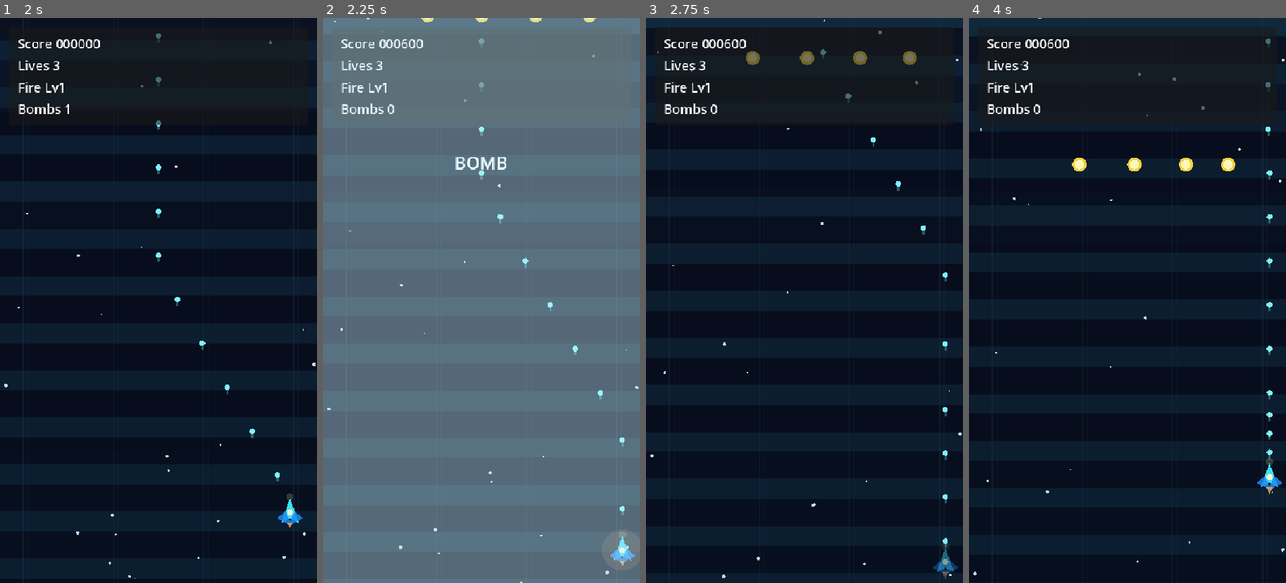
Above: before the commit, frames 1-4 (left to right).
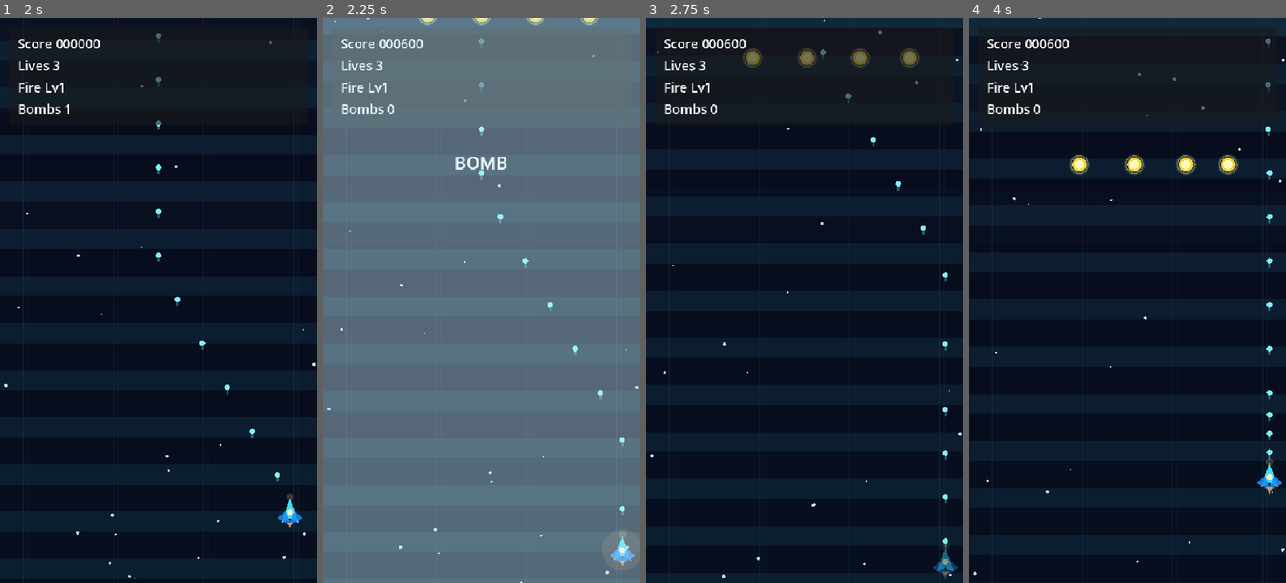
Above: after the commit, the same moments.

Repository: Drew-Z/raiden-prototype
Game: Godot game, scene res://scenes/ui/MainMenu.tscn
Same seed, same stepped clock (60 frames per second), same inputs: the game is played once before the commit and once after it.
Inputs (mouse positions are in pixels of both pictures, inside the frame that each line leads up to):
- Up to frame 1 (2 s): click "Start Game" at 0.5 s; tap Enter (ui_accept) at 1.25, 1.52 s; move the mouse to (228, 272) at 1.27 s; hold Right (move_right) from 1.28 s (still down); tap Space (bomb) at 1.35 s; click (228, 272) at 1.42 s
- Up to frame 2 (2.25 s): move the mouse to (418, 328) at 2.02 s; release Right (move_right) at 2.03 s; hold Down (move_down) from 2.03 s (still down); tap Space (bomb) at 2.1 s
- Up to frame 3 (2.75 s): keep holding Down (move_down); tap Enter (ui_accept) at 2.27 s
- Up to frame 4 (4 s): move the mouse to (1159, 176) at 2.77 s; release Down (move_down) at 2.78 s; hold Right (move_right) 2.78-3.53 s; tap Shift at 2.85 s; tap Space (bomb) at 3.05, 3.8 s; move the mouse to (1111, 413) at 3.52 s; hold Up (move_up) from 3.53 s (still down); tap X at 3.6 s; click (1111, 413) at 3.67 s; tap Enter (ui_accept) at 3.77 s

Frame 1 is identical in both runs. In frame 2, less than 0.1% of the frame differs, in the area x 30-98%, y 0-97%; in frame 3, 0.2%; in frame 4, 0.5%, in the area x 31-99%, y 24-84%.

Commit message:
feat: reinforce combat feedback readability

Diff:
--- a/scripts/entities/pickup.gd
+++ b/scripts/entities/pickup.gd
@@ -4,12 +4,14 @@
 const LAYER_PLAYER := 1
 const LAYER_PICKUP := 16
 
-signal collected
+signal collected(kind: String)
 
 var fall_speed := 145.0
 var drift := 0.0
 var screen_rect := Rect2(Vector2.ZERO, Vector2(540, 960))
 var pulse := 0.0
+var pickup_type := "power"
+var collected_flash := 0.0
 
 
 func _init() -> void:
@@ -28,17 +30,24 @@
 	queue_redraw()
 
 
-func configure(start_position: Vector2, bounds: Rect2):
+func configure(start_position: Vector2, bounds: Rect2, kind: String = "power"):
 	position = start_position
 	screen_rect = bounds
 	drift = randf_range(-28.0, 28.0)
+	pickup_type = kind
 	return self
 
 
 func _physics_process(delta: float) -> void:
 	pulse += delta
-	position.y += fall_speed * delta
-	position.x += sin(pulse * 2.0) * drift * delta
+	collected_flash = max(collected_flash - delta, 0.0)
+	var velocity := Vector2(sin(pulse * 2.0) * drift, fall_speed)
+	var player = get_tree().get_first_node_in_group("player")
+	if is_instance_valid(player):
+		var to_player: Vector2 = player.position - position
+		if to_player.length() < 140.0:
+			velocity += to_player.normalized() * 220.0
+	position += velocity * delta
 	queue_redraw()
 
 	if not screen_rect.grow(60.0).has_point(position):
@@ -46,10 +55,20 @@
 
 
 func collect() -> void:
-	collected.emit()
+	collected_flash = 0.18
+	collected.emit(pickup_type)
 	queue_free()
 
 
 func _draw() -> void:
-	draw_circle(Vector2.ZERO, 12.0, Color(1.0, 0.86, 0.24, 0.95))
-	draw_circle(Vector2.ZERO, 7.0 + sin(pulse * 4.0), Color(1.0, 1.0, 0.82, 0.85))
+	if pickup_type == "bomb":
+		draw_circle(Vector2.ZERO, 18.0 + sin(pulse * 5.0) * 1.5 + collected_flash * 12.0, Color(1.0, 0.54, 0.3, 0.12 + collected_flash * 0.2))
+		draw_circle(Vector2.ZERO, 13.0, Color(1.0, 0.38, 0.24, 0.96))
+		draw_rect(Rect2(Vector2(-4.0, -8.0), Vector2(8.0, 16.0)), Color(1.0, 0.92, 0.72, 0.92), true)
+		draw_rect(Rect2(Vector2(-8.0, -4.0), Vector2(16.0, 8.0)), Color(1.0, 0.92, 0.72, 0.92), true)
+		draw_arc(Vector2.ZERO, 16.0, 0.0, TAU, 18, Color(1.0, 0.9, 0.7, 0.44), 2.0)
+	else:
+		draw_circle(Vector2.ZERO, 17.0 + sin(pulse * 4.0) * 1.2 + collected_flash * 12.0, Color(1.0, 0.9, 0.32, 0.12 + collected_flash * 0.2))
+		draw_circle(Vector2.ZERO, 12.0, Color(1.0, 0.86, 0.24, 0.95))
+		draw_circle(Vector2.ZERO, 7.0 + sin(pulse * 4.0), Color(1.0, 1.0, 0.82, 0.85))
+		draw_arc(Vector2.ZERO, 15.0, 0.0, TAU, 18, Color(1.0, 1.0, 0.82, 0.36), 2.0)
--- a/scripts/entities/player.gd
+++ b/scripts/entities/player.gd
@@ -214,6 +214,9 @@
 
 
 func _draw() -> void:
+	if lives <= 1:
+		var warning_alpha: float = 0.08 + abs(sin(flash_phase * 6.0)) * 0.12
+		draw_circle(Vector2.ZERO, 24.0 + abs(sin(flash_phase * 8.0)) * 4.0, Color(1.0, 0.42, 0.36, warning_alpha))
 	if fire_level >= 3:
 		var aura_alpha := 0.08 + float(fire_level - 2) * 0.04 + power_flash_timer * 0.12
 		draw_circle(Vector2.ZERO, 18.0 + fire_level * 1.5, Color(0.35, 0.85, 1.0, aura_alpha))
@@ -239,6 +242,8 @@
 	draw_colored_polygon(body, Color(0.25, 0.92, 1.0, 0.95))
 	draw_colored_polygon(wings, Color(0.11, 0.54, 0.95, 0.85))
 	draw_circle(Vector2.ZERO, 5.0, Color(1.0, 0.95, 0.8))
+	if bomb_count <= 0:
+		draw_arc(Vector2.ZERO, 20.0, PI * 0.15, PI * 0.85, 18, Color(1.0, 0.56, 0.4, 0.24), 2.0)
 	if shot_flash_timer > 0.0:
 		draw_circle(Vector2(0, -26), 6.0 + shot_flash_timer * 22.0, Color(1.0, 0.96, 0.76, 0.18))
 	var engine_flame := PackedVector2Array([
--- a/scripts/game/game_stage2.gd
+++ b/scripts/game/game_stage2.gd
@@ -9,6 +9,7 @@
 const BombEffectScript := preload("res://scripts/game/bomb_effect.gd")
 const ImpactEffectScript := preload("res://scripts/game/impact_effect.gd")
 const ExplosionEffectScript := preload("res://scripts/game/explosion_effect.gd")
+const ScorePopupScript := preload("res://scripts/game/score_popup.gd")
 
 var playfield_rect := Rect2(Vector2.ZERO, Vector2(540, 960))
 var player
@@ -401,6 +402,7 @@
 	var cleared_bullets := _clear_enemy_projectiles()
 	if cleared_bullets > 0:
 		RunState.add_score(cleared_bullets * 8)
+		_spawn_score_popup(center + Vector2(0.0, -26.0), "+%d" % int(cleared_bullets * 8), Color(1.0, 0.82, 0.42), 0.95)
 
 	for enemy in get_tree().get_nodes_in_group("enemies"):
 		if enemy.has_method("apply_damage"):
@@ -478,6 +480,10 @@
 
 	if by_player:
 		RunState.register_enemy_destroyed(enemy.score_value, enemy.is_boss)
+		var popup_text := "+%d" % int(enemy.score_value)
+		var popup_color := Color(1.0, 0.84, 0.52) if enemy.is_boss else Color(1.0, 0.88, 0.66)
+		var popup_scale := 1.18 if enemy.is_boss else 0.88
+		_spawn_score_popup(enemy.position + Vector2(0.0, -18.0), popup_text, popup_color, popup_scale)
 		if enemy.can_drop_upgrade and _should_spawn_upgrade(enemy.drop_chance):
 			_spawn_pickup(enemy.position, enemy.drop_kind)
 
@@ -516,9 +522,11 @@
 	if kind == "bomb":
 		RunState.register_bomb_pickup()
 		RunState.add_score(300)
+		_spawn_score_popup(player.position + Vector2(0.0, -34.0), "BOMB +300", Color(1.0, 0.74, 0.44), 0.92)
 	else:
 		RunState.register_upgrade_pickup()
 		RunState.add_score(150)
+		_spawn_score_popup(player.position + Vector2(0.0, -34.0), "POWER +150", Color(0.62, 0.94, 1.0), 0.92)
 
 
 func _pause_run() -> void:
@@ -626,6 +634,12 @@
 	effects_layer.call_deferred("add_child", effect)
 
 
+func _spawn_score_popup(position_value: Vector2, text_value: String, color: Color, scale_value: float = 1.0) -> void:
+	var popup = ScorePopupScript.new().configure(text_value, color, scale_value)
+	popup.position = position_value
+	effects_layer.call_deferred("add_child", popup)
+
+
 func _show_flash(color: Color, alpha: float, duration: float) -> void:
 	if not is_instance_valid(hud):
 		return
--- /dev/null
+++ b/scripts/game/score_popup.gd
@@ -0,0 +1,37 @@
+extends Node2D
+
+var lifetime := 0.72
+var elapsed := 0.0
+var text := "+100"
+var text_color := Color(1.0, 0.9, 0.62, 1.0)
+var rise_velocity := Vector2(0.0, -34.0)
+var label_scale := 1.0
+
+
+func configure(text_value: String, color_value: Color = Color(1.0, 0.9, 0.62, 1.0), scale_value: float = 1.0):
+	text = text_value
+	text_color = color_value
+	label_scale = scale_value
+	return self
+
+
+func _process(delta: float) -> void:
+	elapsed += delta
+	position += rise_velocity * delta
+	if elapsed >= lifetime:
+		queue_free()
+		return
+	queue_redraw()
+
+
+func _draw() -> void:
+	var ratio: float = clampf(elapsed / lifetime, 0.0, 1.0)
+	var alpha: float = 1.0 - ratio
+	var pulse_scale: float = 1.0 + sin(ratio * PI) * 0.08
+	var font := ThemeDB.fallback_font
+	var font_size := int(round(24.0 * label_scale * pulse_scale))
+	var shadow_color := Color(0.02, 0.04, 0.08, 0.8 * alpha)
+	var draw_color := Color(text_color.r, text_color.g, text_color.b, alpha)
+	var origin := Vector2(-48.0 * label_scale, 0.0)
+	draw_string(font, origin + Vector2(2.0, 2.0), text, HORIZONTAL_ALIGNMENT_LEFT, -1.0, font_size, shadow_color)
+	draw_string(font, origin, text, HORIZONTAL_ALIGNMENT_LEFT, -1.0, font_size, draw_color)
Not shown, changed: docs/development.md
Not shown, changed: docs/progress.md
